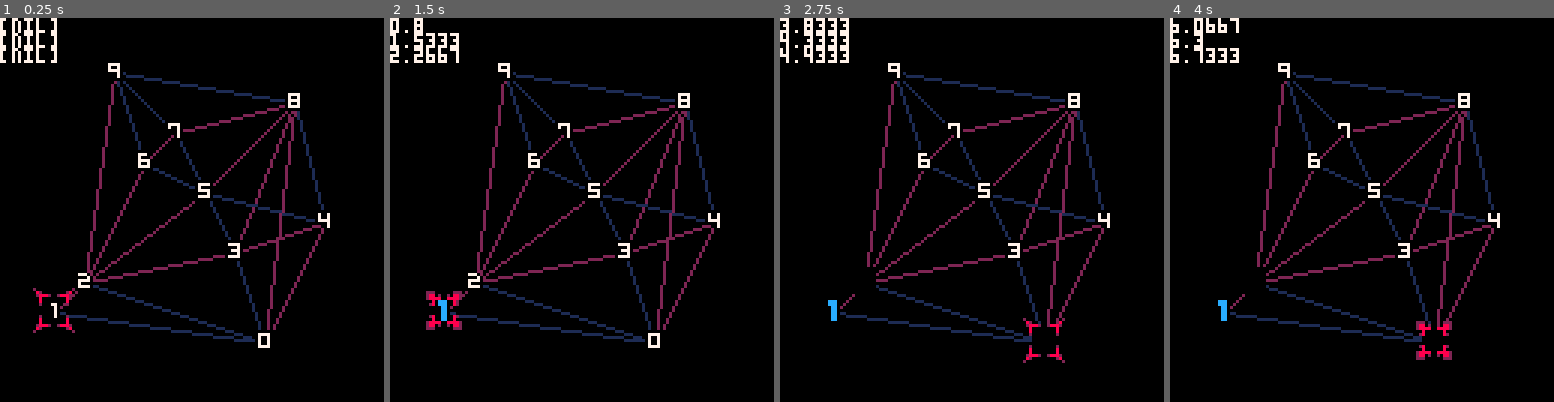
Above: before the commit, frames 1-4 (left to right).
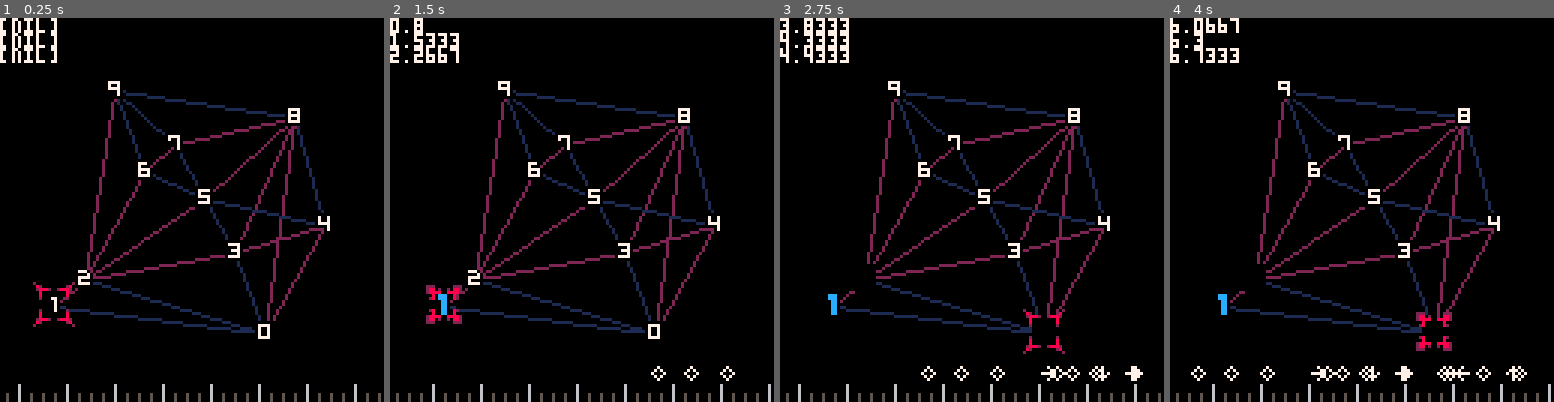
Above: after the commit, the same moments.

Repository: kisonecat/quarder
Game: PICO-8 cartridge fouro.p8
The game is run twice, just before and just after one commit, with the same random seed, the same clock (stepped at 60 frames per second) and the same inputs.
Inputs:
- Up to frame 1 (0.25 s): no input
- Up to frame 2 (1.5 s): tap X (X key) at 0.33, 1.07 s; tap O (Z key) at 0.7 s
- Up to frame 3 (2.75 s): hold Right 1.6-2.1 s; tap O (Z key) at 1.7, 2.1, 2.5 s; tap X (X key) at 1.85 s; hold Up 2.15-2.42 s; hold Right from 2.47 s (still down)
- Up to frame 4 (4 s): tap O (Z key) at 2.9, 3.3, 3.7 s; tap X (X key) at 2.97 s; release Right at 3.03 s; hold Left 3.08-3.58 s; hold Down 3.63-3.97 s

The runs differ from the first frame. In frame 1, 8.6% of the frame differs, in the area x 1-100%, y 11-100%; in frame 2, 8.8%; in frame 3, 8.7%; in frame 4, 9.2%.

Commit message:
scrolling timeline

Diff:
--- a/fouro.p8
+++ b/fouro.p8
@@ -14,6 +14,8 @@
 bolded = {}
 cards = {}
 
+timeline = {}
+
 selected = {}
 for i=1, 10 do
    selected[i] = 0
@@ -57,17 +59,21 @@
       selected[px] = selected_count
       move_select = true
 
+      add( timeline, { kind = 15, time = time() } )
+
       sfx(selected_count+1)
    end
 
    if (btnp(1)) then
       px = px + 1
       move_x = true
+      add( timeline, { kind = 12, time = time() } )
    end
 
    if (btnp(0)) then
       px = px - 1
       move_x = true
+      add( timeline, { kind = 11, time = time() } )
    end
 
    if move_x then
@@ -76,14 +82,18 @@
       py = cards[px]
    end
 
+   -- FIXME do not do both
+
    if (btnp(2)) then
       py = py + 1
       move_y = true
+      add( timeline, { kind = 13, time = time() } )
    end
 
    if (btnp(3)) then
       py = py - 1
       move_y = true
+      add( timeline, { kind = 14, time = time() } )
    end
 
    if move_y then
@@ -115,16 +125,18 @@
    end
 end
 
-tile_size = 10
-
-margin = (128 - tile_size * 10) / 2
+tile_width = 10
+tile_height = 9
+
+margin_x = (128 - tile_width * 10) / 2
+margin_y = (128 - tile_height * 10) / 2
 
 function board_x(x)
-   return (x-1)*tile_size + margin
+   return (x-1)*tile_width + margin_x
 end
 
 function board_y(y)
-   return 128 - tile_size - ((y-1)*tile_size + margin)
+   return 128 - 8 - ((y-1)*tile_height + margin_y)
 end
 
 function draw_edges(sense, color)
@@ -152,6 +164,27 @@
 	    end
 	 end
       end
+   end
+end
+
+function draw_timeline()
+   local height = 6
+   local width = 4
+   local t = time() * beats_per_second * 4 - 128/width
+
+   for i = flr(t), flr(t) + 4*8 do
+      local h = height / 2
+      local c = 5
+      if i % 4 == 0 then
+	 h = height
+	 c = 6
+      end
+
+      line( width*(i - t), 128, width*(i - t), 128 - h, c )
+   end
+
+   for e in all(timeline) do
+      spr( e.kind, width*(e.time * beats_per_second * 4 - t) - 5, 128 - height - 8 )
    end
 end
 
@@ -195,16 +228,17 @@
       spr( 0, board_x(px) - 4, board_y(py) - 4, 2, 2 )
    end
 
+   draw_timeline()
 end
 
 __gfx__
 02000000000000200000000000000000000000000000000000000000000000000000000000000000000000000000000000000000000000000000000000000000
 00820000000028000022200000022200000000000000000000000000000000000000000000000000000000000000000000000000000000000000000000000000
-00288820028882000028802002088200000000000000000000000000000000000000000000000000000000000000000000000000000000000000000000000000
-00080000000080000028888008888200000000000000000000000000000000000000000000000000000000000000000000000000000000000000000000000000
-00080000000080000000800000080000000000000000000000000000000000000000000000000000000000000000000000000000000000000000000000000000
-00020000000020000002800000082000000000000000000000000000000000000000000000000000000000000000000000000000000000000000000000000000
-00000000000000000000000000000000000000000000000000000000000000000000000000000000000000000000000000000000000000000000000000000000
+00288820028882000028802002088200000000000000000000000000000000000000000000000000000000000007000000070000000700000007000000070000
+00080000000080000028888008888200000000000000000000000000000000000000000000000000000000000070000000007000000700000077700000707000
+00080000000080000000800000080000000000000000000000000000000000000000000000000000000000000777770007777700070707000707070007000700
+00020000000020000002800000082000000000000000000000000000000000000000000000000000000000000070000000007000007770000007000000707000
+00000000000000000000000000000000000000000000000000000000000000000000000000000000000000000007000000070000000700000007000000070000
 00000000000000000000000000000000000000000000000000000000000000000000000000000000000000000000000000000000000000000000000000000000
 00000000000000000000000000000000000000000000000000000000000000000000000000000000000000000000000000000000000000000000000000000000
 00020000000020000002800000082000000000000000000000000000000000000000000000000000000000000000000000000000000000000000000000000000
